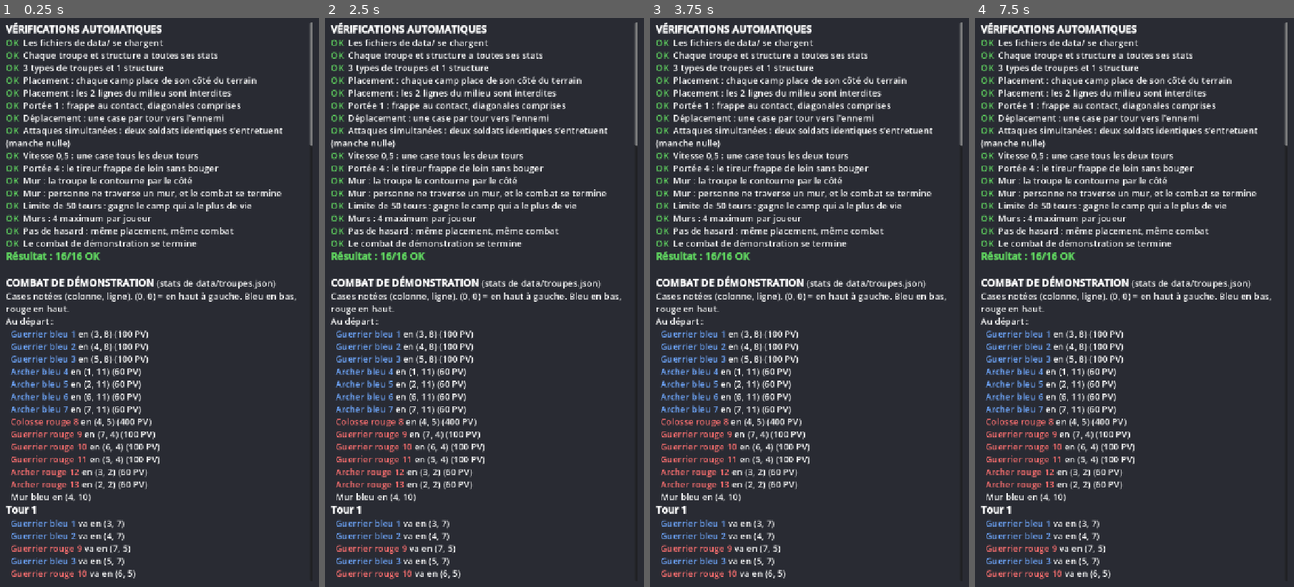
Above: before the commit, frames 1-4 (left to right).
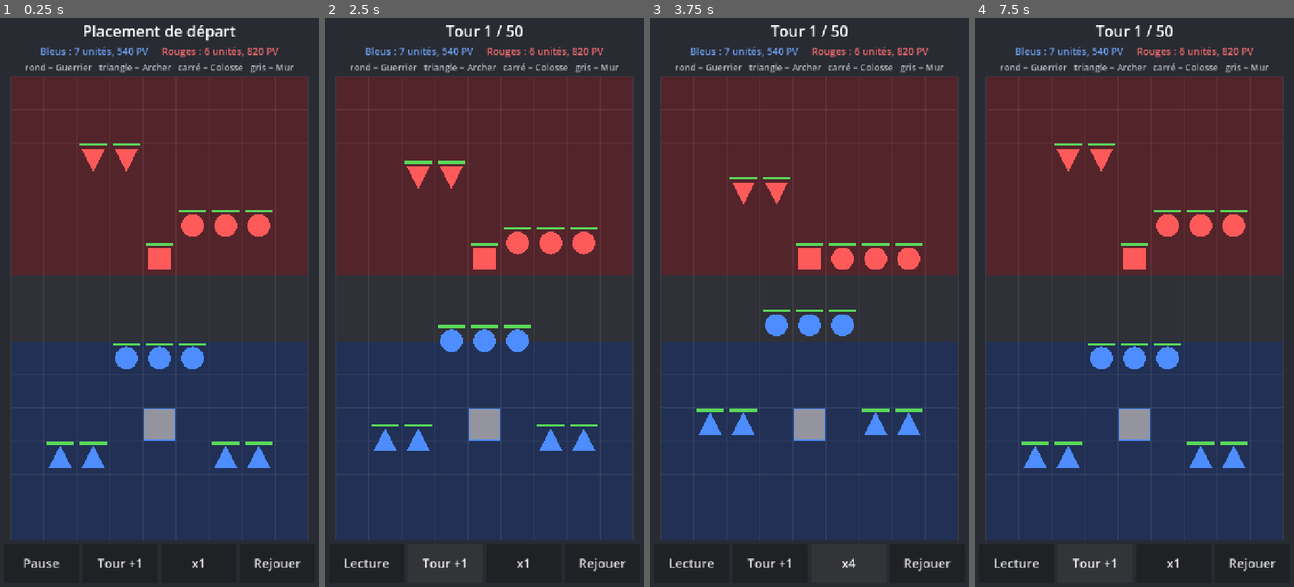
Above: after the commit, the same moments.

Repository: adrianauchecorne0-cloud/jeu-draft
Game: Godot game, scene res://scenes/ecran_combat.tscn
The game is run twice, just before and just after one commit, with the same random seed, the same clock (stepped at 60 frames per second) and the same inputs. Before the commit the project starts from res://scenes/test_combat.tscn.
Inputs (mouse positions are in pixels of both pictures, inside the frame that each line leads up to):
- Up to frame 1 (0.25 s): no input
- Up to frame 2 (2.5 s): click (366, 564) at 0.5 s, where only the run after the commit has a clickable "Pause"; click (366, 564) at 1.25 s, where only the run after the commit has a clickable "Lecture"; click (446, 564) at 2 s, where only the run after the commit has a clickable "Tour +1"
- Up to frame 3 (3.75 s): click (847, 564) at 2.75 s, where only the run after the commit has a clickable "x1"; click (847, 564) at 3.5 s, where only the run after the commit has a clickable "x2"
- Up to frame 4 (7.5 s): click (1172, 564) at 4.25 s, where only the run after the commit has a clickable "x4"; click (1252, 564) at 5 s, where only the run after the commit has a clickable "Rejouer"; click (1252, 564) at 5.75 s, where only the run after the commit has a clickable "Rejouer"; click (1252, 564) at 6.5 s, where only the run after the commit has a clickable "Rejouer"; click (1096, 564) at 7.25 s, where only the run after the commit has a clickable "Tour +1"

The runs differ from the first frame. In frame 1, 70% of the frame differs, in the area x 1-98%, y 0-99%; in frame 2, 70%; in frame 3, 71%; in frame 4, 70%.

Commit message:
Étape 2 : afficher le combat tour par tour
- scenes/ecran_combat.tscn (lancée par F5) : le combat de démo se joue
  sur la grille en portrait. Formes de couleur (rond = guerrier,
  triangle = archer, carré = colosse), murs gris, barres de vie,
  traits et projectiles pour les attaques, dégâts qui s'affichent,
  déplacements animés, bandeau de victoire.
- Boutons : Pause/Lecture, Tour +1, vitesse x1/x2/x4, Rejouer.
- L'affichage ne décide rien : il fait avancer Combat et rejoue
  l'historique de chaque tour (scripts/affichage/).
- data/combats_test.json : le combat de démo est maintenant un fichier
  modifiable, lu par l'écran et par la scène de test (18/18 OK).
- scripts/outils/capture_ecran.gd : captures d'écran pour vérifier le
  rendu sans téléphone.
- CLAUDE.md : étapes 0 et 1 validées par Adrian, Godot 4.7.2.

Co-Authored-By: Claude Opus 5.5 <noreply@anthropic.com>
Claude-Session: https://claude.ai/code/session_01W66SmZKr3FYcrarXHSm3KR

Diff:
--- /dev/null
+++ b/data/combats_test.json
@@ -0,0 +1,21 @@
+{
+	"_aide": "Combats de test, rejoues par l'ecran de combat et verifies par la scene de test. Chaque camp place ses groupes avec des cases [colonne, rang] vues de SON cote : colonne 0 = sa gauche, rang 0 = sa ligne la plus proche du milieu, rang 5 = sa ligne du fond. Un groupe doit avoir autant de cases que unites_par_carte (guerrier 3, archer 2, colosse 1). 4 murs maximum par camp.",
+	"demo": {
+		"bleu": {
+			"groupes": [
+				{"type": "guerrier", "cases": [[3, 0], [4, 0], [5, 0]]},
+				{"type": "archer", "cases": [[1, 3], [2, 3]]},
+				{"type": "archer", "cases": [[6, 3], [7, 3]]}
+			],
+			"murs": [[4, 2]]
+		},
+		"rouge": {
+			"groupes": [
+				{"type": "colosse", "cases": [[4, 0]]},
+				{"type": "guerrier", "cases": [[1, 1], [2, 1], [3, 1]]},
+				{"type": "archer", "cases": [[5, 3], [6, 3]]}
+			],
+			"murs": []
+		}
+	}
+}
--- a/project.godot
+++ b/project.godot
@@ -12,7 +12,7 @@
 
 config/name="Jeu Draft"
 config/description="Jeu mobile de draft et d'auto-combat : système de jeu."
-run/main_scene="res://scenes/test_combat.tscn"
+run/main_scene="res://scenes/ecran_combat.tscn"
 config/features=PackedStringArray("4.7", "GL Compatibility")
 
 [display]
--- /dev/null
+++ b/scenes/ecran_combat.tscn
@@ -0,0 +1,12 @@
+[gd_scene load_steps=2 format=3]
+
+[ext_resource type="Script" path="res://scripts/affichage/ecran_combat.gd" id="1_ecran"]
+
+[node name="EcranCombat" type="Control"]
+layout_mode = 3
+anchors_preset = 15
+anchor_right = 1.0
+anchor_bottom = 1.0
+grow_horizontal = 2
+grow_vertical = 2
+script = ExtResource("1_ecran")
--- /dev/null
+++ b/scripts/affichage/ecran_combat.gd
@@ -0,0 +1,216 @@
+extends Control
+## Étape 2 : regarder un combat se dérouler, tour par tour.
+## Le combat vient de data/combats_test.json (bloc « demo »). Cet écran fait
+## avancer le Combat et anime ce qui s'est passé ; il ne décide jamais rien.
+
+const FICHIER_COMBATS := "combats_test.json"
+const NOM_COMBAT := "demo"
+## Durée d'un tour à vitesse x1, en secondes.
+const DUREE_TOUR := 0.7
+## Petite pause avant le premier tour, pour voir le placement de départ.
+const ATTENTE_DEPART := 1.2
+const VITESSES := [1.0, 2.0, 4.0]
+const NOMS_FORMES := {"cercle": "rond", "carre": "carré", "triangle": "triangle"}
+
+var _donnees: Donnees
+var _armees: Dictionary = {}
+var _combat: Combat
+var _vue: VueTerrain
+var _titre: Label
+var _forces: RichTextLabel
+var _legende: Label
+var _bouton_lecture: Button
+var _bouton_vitesse: Button
+
+var _lecture := true
+var _pas_force := false
+var _indice_vitesse := 0
+var _t := 1.0
+var _attente := 0.0
+var _fin_affichee := false
+
+
+func _ready() -> void:
+	_construire_interface()
+	_donnees = Donnees.charger()
+	if _donnees == null:
+		_titre.text = "Erreur : fichiers de data/ illisibles"
+		return
+	_armees = Donnees.lire_fichier(FICHIER_COMBATS).get(NOM_COMBAT, {})
+	if _armees.is_empty():
+		_titre.text = "Erreur : combat « %s » absent de %s" % [NOM_COMBAT, FICHIER_COMBATS]
+		return
+	_legende.text = _texte_legende()
+	_nouveau_combat()
+
+
+func _process(delta: float) -> void:
+	if _combat == null:
+		return
+	var vitesse: float = VITESSES[_indice_vitesse]
+	if _attente > 0.0:
+		if _lecture:
+			_attente -= delta * vitesse
+		return
+	if _t < 1.0:
+		if not _lecture and not _pas_force:
+			return
+		_t = minf(1.0, _t + delta * vitesse / DUREE_TOUR)
+		_vue.progression = _t
+		_vue.queue_redraw()
+		if _t >= 1.0:
+			_pas_force = false
+			_maj_textes()
+		return
+	if not _combat.resultat.is_empty():
+		if not _fin_affichee:
+			_afficher_fin()
+		return
+	if _lecture:
+		_demarrer_tour()
+
+
+# --- Déroulement ---------------------------------------------------------------
+
+func _nouveau_combat() -> void:
+	_combat = Combat.new(_donnees, _armees.get("bleu", {}), _armees.get("rouge", {}))
+	_vue.preparer(_combat)
+	_t = 1.0
+	_attente = ATTENTE_DEPART
+	_fin_affichee = false
+	_lecture = true
+	_pas_force = false
+	_bouton_lecture.text = "Pause"
+	_maj_textes()
+
+
+func _demarrer_tour() -> void:
+	_combat.jouer_tour()
+	_vue.debut_tour(_combat.historique[_combat.historique.size() - 1])
+	_t = 0.0
+	_maj_textes()
+
+
+func _afficher_fin() -> void:
+	_fin_affichee = true
+	var r := _combat.resultat
+	var texte := "Manche nulle"
+	if r["gagnant"] == Combat.BLEU:
+		texte = "Victoire BLEUE !"
+	elif r["gagnant"] == Combat.ROUGE:
+		texte = "Victoire ROUGE !"
+	texte += "\nen %d tours" % r["tours"]
+	if r["raison"] == "limite_de_tours":
+		texte += " (départage aux PV)"
+	_vue.texte_fin = texte
+	_vue.queue_redraw()
+	print("Fin de l'affichage : %s" % texte.replace("\n", " "))
+
+
+# --- Boutons -----------------------------------------------------------------
+
+func _sur_lecture() -> void:
+	_lecture = not _lecture
+	_pas_force = false
+	_bouton_lecture.text = "Pause" if _lecture else "Lecture"
+
+
+func _sur_tour_suivant() -> void:
+	_lecture = false
+	_bouton_lecture.text = "Lecture"
+	_attente = 0.0
+	if _t < 1.0:
+		_pas_force = true
+	elif _combat.resultat.is_empty():
+		_demarrer_tour()
+		_pas_force = true
+
+
+func _sur_vitesse() -> void:
+	_indice_vitesse = (_indice_vitesse + 1) % VITESSES.size()
+	_bouton_vitesse.text = "x%d" % int(VITESSES[_indice_vitesse])
+
+
+func _sur_rejouer() -> void:
+	if _donnees != null and not _armees.is_empty():
+		_nouveau_combat()
+
+
+# --- Textes ------------------------------------------------------------------
+
+func _maj_textes() -> void:
+	if _combat.tour == 0:
+		_titre.text = "Placement de départ"
+	else:
+		_titre.text = "Tour %d / %d" % [_combat.tour, _combat.tours_max]
+	var nombre := [0, 0]
+	var vie := [0, 0]
+	for u in _combat.unites:
+		nombre[u.camp] += 1
+		vie[u.camp] += u.vie
+	_forces.text = "[center][color=#6fa8ff]Bleus : %s, %d PV[/color]     [color=#ff7070]Rouges : %s, %d PV[/color][/center]" % [
+		_unites_texte(nombre[0]), vie[0], _unites_texte(nombre[1]), vie[1]]
+
+
+func _unites_texte(n: int) -> String:
+	return "%d unité" % n if n <= 1 else "%d unités" % n
+
+
+func _texte_legende() -> String:
+	var morceaux := PackedStringArray()
+	for cle in _donnees.troupes:
+		var troupe: Dictionary = _donnees.troupes[cle]
+		morceaux.append("%s = %s" % [NOMS_FORMES.get(troupe["forme"], troupe["forme"]), troupe["nom"]])
+	morceaux.append("gris = Mur")
+	return "   ".join(morceaux)
+
+
+# --- Construction de l'écran ---------------------------------------------------
+
+func _construire_interface() -> void:
+	var colonne := VBoxContainer.new()
+	colonne.set_anchors_and_offsets_preset(Control.PRESET_FULL_RECT, Control.PRESET_MODE_MINSIZE, 12)
+	colonne.add_theme_constant_override("separation", 6)
+	add_child(colonne)
+
+	_titre = Label.new()
+	_titre.horizontal_alignment = HORIZONTAL_ALIGNMENT_CENTER
+	_titre.add_theme_font_size_override("font_size", 34)
+	colonne.add_child(_titre)
+
+	_forces = RichTextLabel.new()
+	_forces.bbcode_enabled = true
+	_forces.fit_content = true
+	_forces.scroll_active = false
+	_forces.add_theme_font_size_override("normal_font_size", 22)
+	colonne.add_child(_forces)
+
+	_legende = Label.new()
+	_legende.horizontal_alignment = HORIZONTAL_ALIGNMENT_CENTER
+	_legende.add_theme_font_size_override("font_size", 20)
+	_legende.add_theme_color_override("font_color", Color(0.75, 0.75, 0.78))
+	colonne.add_child(_legende)
+
+	_vue = VueTerrain.new()
+	_vue.size_flags_vertical = Control.SIZE_EXPAND_FILL
+	colonne.add_child(_vue)
+
+	var boutons := HBoxContainer.new()
+	boutons.add_theme_constant_override("separation", 8)
+	colonne.add_child(boutons)
+	_bouton_lecture = _bouton(boutons, "Pause", _sur_lecture)
+	_bouton(boutons, "Tour +1", _sur_tour_suivant)
+	_bouton_vitesse = _bouton(boutons, "x1", _sur_vitesse)
+	_bouton(boutons, "Rejouer", _sur_rejouer)
+
+
+func _bouton(parent: Control, texte: String, action: Callable) -> Button:
+	var b := Button.new()
+	b.text = texte
+	b.custom_minimum_size = Vector2(0, 88)
+	b.size_flags_horizontal = Control.SIZE_EXPAND_FILL
+	b.add_theme_font_size_override("font_size", 28)
+	b.focus_mode = Control.FOCUS_NONE
+	b.pressed.connect(action)
+	parent.add_child(b)
+	return b
--- /dev/null
+++ b/scripts/affichage/vue_terrain.gd
@@ -0,0 +1,232 @@
+class_name VueTerrain
+extends Control
+## Dessine le terrain et anime un tour de combat.
+## Ne décide rien : elle recopie l'état de départ du Combat, puis rejoue les
+## événements de chaque tour (attaques, morts, déplacements) qu'on lui donne.
+
+const COULEURS_CAMP := [Color("4d8dff"), Color("ff5a5a")]
+const COULEURS_ZONE := [Color(0.13, 0.19, 0.33), Color(0.33, 0.14, 0.17)]
+const COULEUR_NEUTRE := Color(0.19, 0.19, 0.22)
+const COULEUR_GRILLE := Color(1, 1, 1, 0.07)
+const COULEUR_MUR := Color(0.58, 0.58, 0.62)
+## Part du tour consacrée aux attaques ; le reste sert aux déplacements.
+const PART_ATTAQUES := 0.5
+
+## Avancement de l'animation du tour en cours : 0 = début, 1 = fini.
+var progression := 1.0
+## Message affiché par-dessus le terrain à la fin du combat (vide = rien).
+var texte_fin := ""
+
+var _colonnes := 9
+var _lignes := 14
+var _lignes_par_camp := 6
+var _murs: Dictionary = {}
+## Une entrée par unité (id) : ce qu'il faut pour la dessiner.
+var _unites: Dictionary = {}
+## Les attaques du tour en cours : {"de": case, "vers": case, "camp": int}.
+var _attaques: Array = []
+var _police: Font
+
+
+func _ready() -> void:
+	_police = ThemeDB.fallback_font
+	resized.connect(queue_redraw)
+
+
+## À appeler juste après Combat.new(), avant le premier tour.
+func preparer(combat: Combat) -> void:
+	_colonnes = combat.colonnes
+	_lignes = combat.lignes
+	_lignes_par_camp = combat.lignes_par_camp
+	_murs = combat.murs.duplicate()
+	_unites.clear()
+	_attaques.clear()
+	for u in combat.toutes_les_unites:
+		_unites[u.id] = {
+			"camp": u.camp,
+			"forme": u.forme,
+			"vie_max": u.vie_max,
+			"vie_debut": u.vie,
+			"vie_fin": u.vie,
+			"chemin": [u.cellule],
+			"meurt": false,
+			"mort": false,
+		}
+	progression = 1.0
+	texte_fin = ""
+	queue_redraw()
+
+
+## Lance l'animation d'un tour à partir de ses événements (Combat.historique).
+func debut_tour(evenements: Array) -> void:
+	for id in _unites:
+		var e: Dictionary = _unites[id]
+		if e["meurt"]:
+			e["mort"] = true
+			e["meurt"] = false
+		var chemin: Array = e["chemin"]
+		e["chemin"] = [chemin[chemin.size() - 1]]
+		e["vie_debut"] = e["vie_fin"]
+	_attaques.clear()
+	for ev in evenements:
+		match ev["type"]:
+			"attaque":
+				var source: Dictionary = _unites[ev["source"]]
+				var cible: Dictionary = _unites[ev["cible"]]
+				cible["vie_fin"] = ev["vie_apres"]
+				_attaques.append({"de": source["chemin"][0], "vers": cible["chemin"][0], "camp": source["camp"]})
+			"mort":
+				_unites[ev["unite"]]["meurt"] = true
+			"deplacement":
+				_unites[ev["unite"]]["chemin"].append(ev["vers"])
+	progression = 0.0
+	queue_redraw()
+
+
+# --- Dessin ------------------------------------------------------------------
+
+func _draw() -> void:
+	var t := _taille_case()
+	if t <= 0.0:
+		return
+	_dessiner_terrain(t)
+	var p_attaque := clampf(progression / PART_ATTAQUES, 0.0, 1.0)
+	var p_mouvement := clampf((progression - PART_ATTAQUES) / (1.0 - PART_ATTAQUES), 0.0, 1.0)
+	for id in _unites:
+		_dessiner_unite(_unites[id], t, p_attaque, p_mouvement)
+	if progression < 1.0:
+		for a in _attaques:
+			_dessiner_attaque(a, t, p_attaque)
+		for id in _unites:
+			_dessiner_degats(_unites[id], t, p_attaque, p_mouvement)
+	if texte_fin != "":
+		_dessiner_fin()
+
+
+func _dessiner_terrain(t: float) -> void:
+	var o := _origine()
+	for y in _lignes:
+		var couleur := COULEUR_NEUTRE
+		if y < _lignes_par_camp:
+			couleur = COULEURS_ZONE[1]
+		elif y >= _lignes - _lignes_par_camp:
+			couleur = COULEURS_ZONE[0]
+		draw_rect(Rect2(o + Vector2(0, y * t), Vector2(_colonnes * t, t)), couleur)
+	for x in _colonnes + 1:
+		draw_line(o + Vector2(x * t, 0), o + Vector2(x * t, _lignes * t), COULEUR_GRILLE, 1.0)
+	for y in _lignes + 1:
+		draw_line(o + Vector2(0, y * t), o + Vector2(_colonnes * t, y * t), COULEUR_GRILLE, 1.0)
+	for c in _murs:
+		var case_mur: Vector2i = c
+		var r := Rect2(o + Vector2(case_mur) * t, Vector2(t, t)).grow(-3.0)
+		draw_rect(r, COULEUR_MUR)
+		draw_rect(r, COULEURS_CAMP[_murs[c]], false, 3.0)
+
+
+func _dessiner_unite(e: Dictionary, t: float, p_attaque: float, p_mouvement: float) -> void:
+	if e["mort"]:
+		return
+	var alpha := (1.0 - p_attaque) if e["meurt"] else 1.0
+	var centre := _centre(_position_sur_chemin(e["chemin"], p_mouvement))
+	var couleur: Color = COULEURS_CAMP[e["camp"]]
+	couleur.a = alpha
+	var r := t * 0.34
+	match e["forme"]:
+		"carre":
+			draw_rect(Rect2(centre - Vector2(r, r), Vector2(r, r) * 2.0), couleur)
+		"triangle":
+			# La pointe vise le camp adverse.
+			var sens := -1.0 if e["camp"] == Combat.BLEU else 1.0
+			var points := PackedVector2Array([
+				centre + Vector2(0, r * 1.1 * sens),
+				centre + Vector2(-r, -r * 0.9 * sens),
+				centre + Vector2(r, -r * 0.9 * sens),
+			])
+			draw_colored_polygon(points, couleur)
+		_:
+			draw_circle(centre, r, couleur)
+	# Barre de vie au-dessus de l'unité.
+	var vie := lerpf(e["vie_debut"], e["vie_fin"], p_attaque)
+	var ratio := clampf(vie / float(e["vie_max"]), 0.0, 1.0)
+	var largeur := t * 0.8
+	var coin := centre + Vector2(-largeur / 2.0, -t * 0.5 + 2.0)
+	draw_rect(Rect2(coin, Vector2(largeur, 6)), Color(0, 0, 0, 0.6 * alpha))
+	draw_rect(Rect2(coin, Vector2(largeur * ratio, 6)), _couleur_vie(ratio, alpha))
+
+
+func _dessiner_attaque(a: Dictionary, t: float, p: float) -> void:
+	if p >= 1.0:
+		return
+	var case_de: Vector2i = a["de"]
+	var case_vers: Vector2i = a["vers"]
+	var de := _centre(Vector2(case_de))
+	var vers := _centre(Vector2(case_vers))
+	var couleur: Color = COULEURS_CAMP[a["camp"]].lightened(0.55)
+	if de.distance_to(vers) > t * 1.6:
+		# Tir à distance : un projectile qui voyage avec une petite traînée.
+		var pos := de.lerp(vers, p)
+		draw_line(de.lerp(vers, maxf(0.0, p - 0.2)), pos, Color(couleur, 0.5), 3.0)
+		draw_circle(pos, t * 0.08, couleur)
+	else:
+		# Corps à corps : un trait qui s'efface.
+		couleur.a = 1.0 - p
+		draw_line(de, vers, couleur, 5.0)
+
+
+func _dessiner_degats(e: Dictionary, t: float, p_attaque: float, p_mouvement: float) -> void:
+	var perte := int(e["vie_debut"]) - int(e["vie_fin"])
+	if perte <= 0 or e["mort"]:
+		return
+	var case_depart: Vector2i = e["chemin"][0]
+	var base := _centre(Vector2(case_depart)) + Vector2(-t, -t * 0.56 - p_attaque * t * 0.4)
+	var couleur := Color(1.0, 0.88, 0.35, 1.0 - p_mouvement)
+	draw_string(_police, base, "-%d" % perte, HORIZONTAL_ALIGNMENT_CENTER, t * 2.0, int(t * 0.34), couleur)
+
+
+func _dessiner_fin() -> void:
+	var lignes_texte := texte_fin.split("\n")
+	var hauteur := 70.0 + 50.0 * lignes_texte.size()
+	var bandeau := Rect2(Vector2(0, (size.y - hauteur) / 2.0), Vector2(size.x, hauteur))
+	draw_rect(bandeau, Color(0, 0, 0, 0.78))
+	for i in lignes_texte.size():
+		var taille_police := 48 if i == 0 else 26
+		var y := bandeau.position.y + 70.0 + i * 50.0
+		draw_string(_police, Vector2(0, y), lignes_texte[i], HORIZONTAL_ALIGNMENT_CENTER, size.x, taille_police)
+
+
+# --- Géométrie -----------------------------------------------------------------
+
+func _taille_case() -> float:
+	return floorf(minf(size.x / _colonnes, size.y / _lignes))
+
+
+func _origine() -> Vector2:
+	var t := _taille_case()
+	return ((size - Vector2(_colonnes, _lignes) * t) / 2.0).floor()
+
+
+## Centre, en pixels, d'une position de grille (qui peut être entre deux cases).
+func _centre(position_grille: Vector2) -> Vector2:
+	return _origine() + (position_grille + Vector2(0.5, 0.5)) * _taille_case()
+
+
+func _position_sur_chemin(chemin: Array, p: float) -> Vector2:
+	var depart: Vector2i = chemin[0]
+	if chemin.size() == 1:
+		return Vector2(depart)
+	var etapes := chemin.size() - 1
+	var x := p * etapes
+	var i := mini(int(x), etapes - 1)
+	var a: Vector2i = chemin[i]
+	var b: Vector2i = chemin[i + 1]
+	return Vector2(a).lerp(Vector2(b), x - i)
+
+
+func _couleur_vie(ratio: float, alpha: float) -> Color:
+	var c := Color(0.35, 0.85, 0.35)
+	if ratio <= 0.25:
+		c = Color(0.95, 0.3, 0.3)
+	elif ratio <= 0.5:
+		c = Color(0.95, 0.75, 0.25)
+	c.a = alpha
+	return c
--- a/scripts/logique/donnees.gd
+++ b/scripts/logique/donnees.gd
@@ -19,12 +19,18 @@
 ## Charge les trois fichiers de données. Renvoie null si l'un d'eux est illisible.
 static func charger(dossier: String = DOSSIER) -> Donnees:
 	var d := Donnees.new()
-	d.troupes = _sans_commentaires(_lire_json(dossier + "troupes.json"))
-	d.structures = _sans_commentaires(_lire_json(dossier + "structures.json"))
-	d.regles = _sans_commentaires(_lire_json(dossier + "regles.json"))
+	d.troupes = lire_fichier("troupes.json", dossier)
+	d.structures = lire_fichier("structures.json", dossier)
+	d.regles = lire_fichier("regles.json", dossier)
 	if d.troupes.is_empty() or d.structures.is_empty() or d.regles.is_empty():
 		return null
 	return d
+
+
+## Lit n'importe quel fichier JSON de data/ (sans les clés de commentaire).
+## Exemple : lire_fichier("combats_test.json")["demo"].
+static func lire_fichier(nom: String, dossier: String = DOSSIER) -> Dictionary:
+	return _sans_commentaires(_lire_json(dossier + nom))
 
 
 ## Lit un nombre entier dans les règles, par exemple regle_entiere("terrain", "colonnes").
--- /dev/null
+++ b/scripts/outils/capture_ecran.gd
@@ -0,0 +1,40 @@
+extends SceneTree
+## Outil pour Claude (Adrian n'en a pas besoin) : lance une scène sur un écran
+## virtuel et enregistre des captures PNG à des images précises, pour vérifier
+## le rendu sans téléphone ni PC. Exemple (Linux) :
+##   xvfb-run -a godot --path . --rendering-driver opengl3 --fixed-fps 60 \
+##     --resolution 720x1280 --script res://scripts/outils/capture_ecran.gd \
+##     -- res://scenes/ecran_combat.tscn /tmp/captures 40,166,460,1000
+
+var _scene := "res://scenes/ecran_combat.tscn"
+var _dossier := "/tmp/captures"
+var _images: Array[int] = [40, 166, 460, 1000]
+
+
+func _initialize() -> void:
+	var args := OS.get_cmdline_user_args()
+	if args.size() >= 1:
+		_scene = args[0]
+	if args.size() >= 2:
+		_dossier = args[1]
+	if args.size() >= 3:
+		_images.clear()
+		for morceau in args[2].split(","):
+			_images.append(int(morceau))
+	DirAccess.make_dir_recursive_absolute(_dossier)
+	root.add_child(load(_scene).instantiate())
+	_capturer.call_deferred()
+
+
+func _capturer() -> void:
+	var derniere: int = _images.max()
+	var image_courante := 0
+	while image_courante <= derniere:
+		await process_frame
+		image_courante += 1
+		if image_courante in _images:
+			await RenderingServer.frame_post_draw
+			var chemin := "%s/image_%04d.png" % [_dossier, image_courante]
+			root.get_texture().get_image().save_png(chemin)
+			print("Capture : ", chemin)
+	quit()
--- a/scripts/tests/test_combat.gd
+++ b/scripts/tests/test_combat.gd
@@ -128,8 +128,14 @@
 
 
 func _verifier_determinisme(donnees: Donnees) -> void:
-	var c1 := Combat.new(donnees, _armee_demo_bleue(donnees), _armee_demo_rouge(donnees))
-	var c2 := Combat.new(donnees, _armee_demo_bleue(donnees), _armee_demo_rouge(donnees))
+	var groupe := Formations.en_ligne(donnees, "guerrier", 3, 0)
+	_verifier("Formations : un groupe en ligne a le bon nombre d'unités",
+		groupe["cases"].size() == int(donnees.troupes["guerrier"]["unites_par_carte"]))
+	var c1 := _combat_demo(donnees)
+	var c2 := _combat_demo(donnees)
+	_verifier("combats_test.json : le combat de démo se charge (des troupes des deux côtés)",
+		c1.unites.any(func(u: Unite) -> bool: return u.camp == Combat.BLEU)
+		and c1.unites.any(func(u: Unite) -> bool: return u.camp == Combat.ROUGE))
 	var r1 := c1.simuler()
 	var r2 := c2.simuler()
 	_verifier("Pas de hasard : même placement, même combat",
@@ -176,35 +182,17 @@
 	return {"groupes": groupes, "murs": murs}
 
 
-## 10 points : guerriers (3) + archers (3) + archers (3) + 1 mur (1).
-func _armee_demo_bleue(donnees: Donnees) -> Dictionary:
-	return {
-		"groupes": [
-			Formations.en_ligne(donnees, "guerrier", 3, 0),
-			Formations.en_ligne(donnees, "archer", 1, 3),
-			Formations.en_ligne(donnees, "archer", 6, 3),
-		],
-		"murs": [Vector2i(4, 2)],
-	}
-
-
-## 10 points : colosse (4) + guerriers (3) + archers (3).
-func _armee_demo_rouge(donnees: Donnees) -> Dictionary:
-	return {
-		"groupes": [
-			Formations.en_ligne(donnees, "colosse", 4, 0),
-			Formations.en_ligne(donnees, "guerrier", 1, 1),
-			Formations.en_ligne(donnees, "archer", 5, 3),
-		],
-		"murs": [],
-	}
+## Le combat de démonstration, lu dans data/combats_test.json (bloc « demo »).
+func _combat_demo(donnees: Donnees) -> Combat:
+	var demo: Dictionary = Donnees.lire_fichier("combats_test.json").get("demo", {})
+	return Combat.new(donnees, demo.get("bleu", {}), demo.get("rouge", {}))
 
 
 # --- Récit du combat de démonstration ------------------------------------------
 
 func _raconter_combat_de_demo(donnees: Donnees) -> void:
-	var combat := Combat.new(donnees, _armee_demo_bleue(donnees), _armee_demo_rouge(donnees))
-	_ecrire("[b]COMBAT DE DÉMONSTRATION[/b] (stats de data/troupes.json)")
+	var combat := _combat_demo(donnees)
+	_ecrire("[b]COMBAT DE DÉMONSTRATION[/b] (data/combats_test.json, stats de data/troupes.json)")
 	_ecrire("Cases notées (colonne, ligne). (0, 0) = en haut à gauche. Bleu en bas, rouge en haut.")
 	_ecrire("Au départ :")
 	for u in combat.toutes_les_unites:
Not shown, changed: CLAUDE.md
